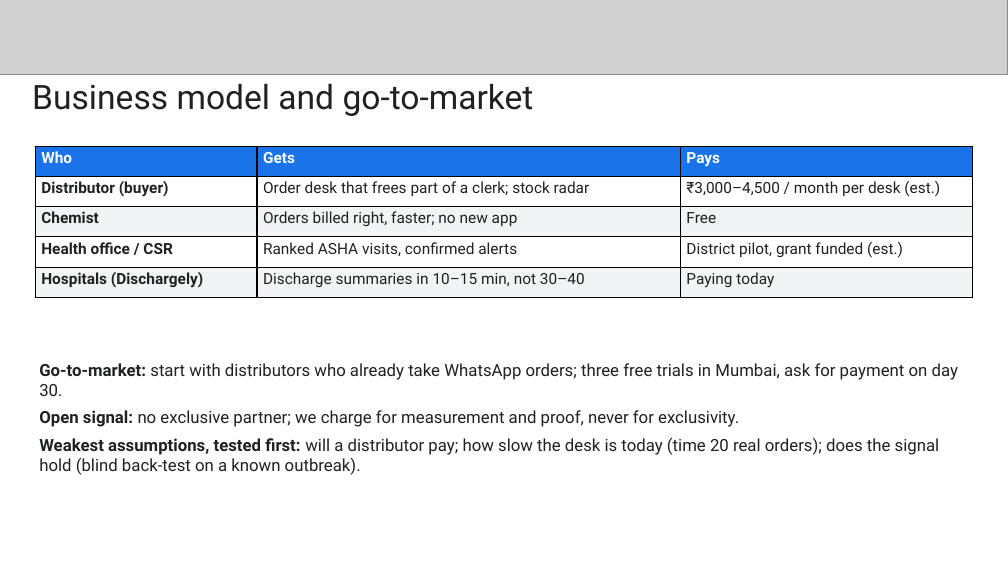
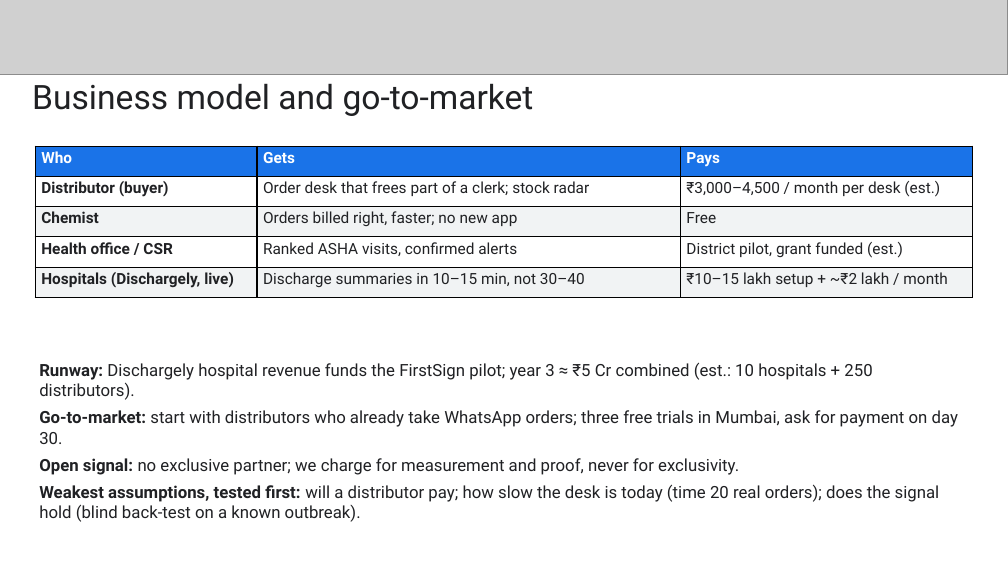
Before and after one commit to thebigsurf/firstsign-buildathon, a slide deck: slide 13 of docs/submission/FirstSign_Final_Submission.pptx. Drawn at 1008x567 pixels with LibreOffice and Linux fonts; fonts in the diff are those of the drawing; grey boxes stand for pictures. Boxes give left, top, right and bottom in pixels: in the first picture for what was removed or moved away, otherwise in the second. Text is boxed around its words. In the diff, an @@ line names an element or a change of style, - is before the commit and + after.

Commit message:
Decks: Dischargely as the live revenue line, combined year-3 view, hospital volume chart

```diff
--- a/docs/submission/FirstSign_Final_Submission.pptx
+++ b/docs/submission/FirstSign_Final_Submission.pptx
@@ table at bbox=[35, 146, 973, 297] @@
-row 5, column 1: Hospitals (Dischargely)
+row 5, column 1: Hospitals (Dischargely, live)
-row 5, column 3: Paying today
+row 5, column 3: ₹10–15 lakh setup + ~₹2 lakh / month
@@ text at bbox=[39, 362, 872, 400]: paragraph added @@
+Runway: Dischargely hospital revenue funds the FirstSign pilot; year 3 ≈ ₹5 Cr combined (est.: 10 hospitals + 250 distributors).
```
Also in this commit, not shown: 2 other slides changed, 11 other files.
